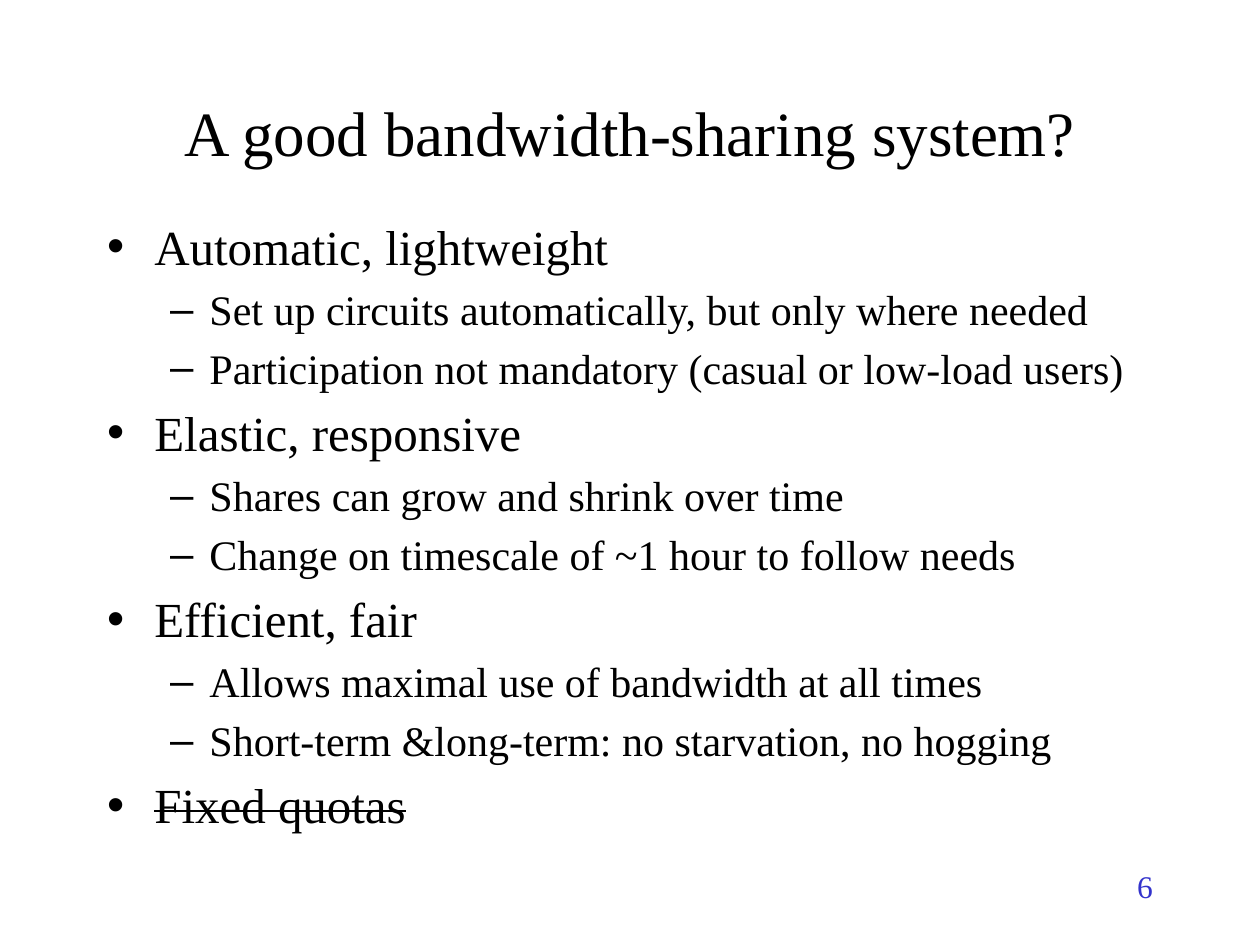
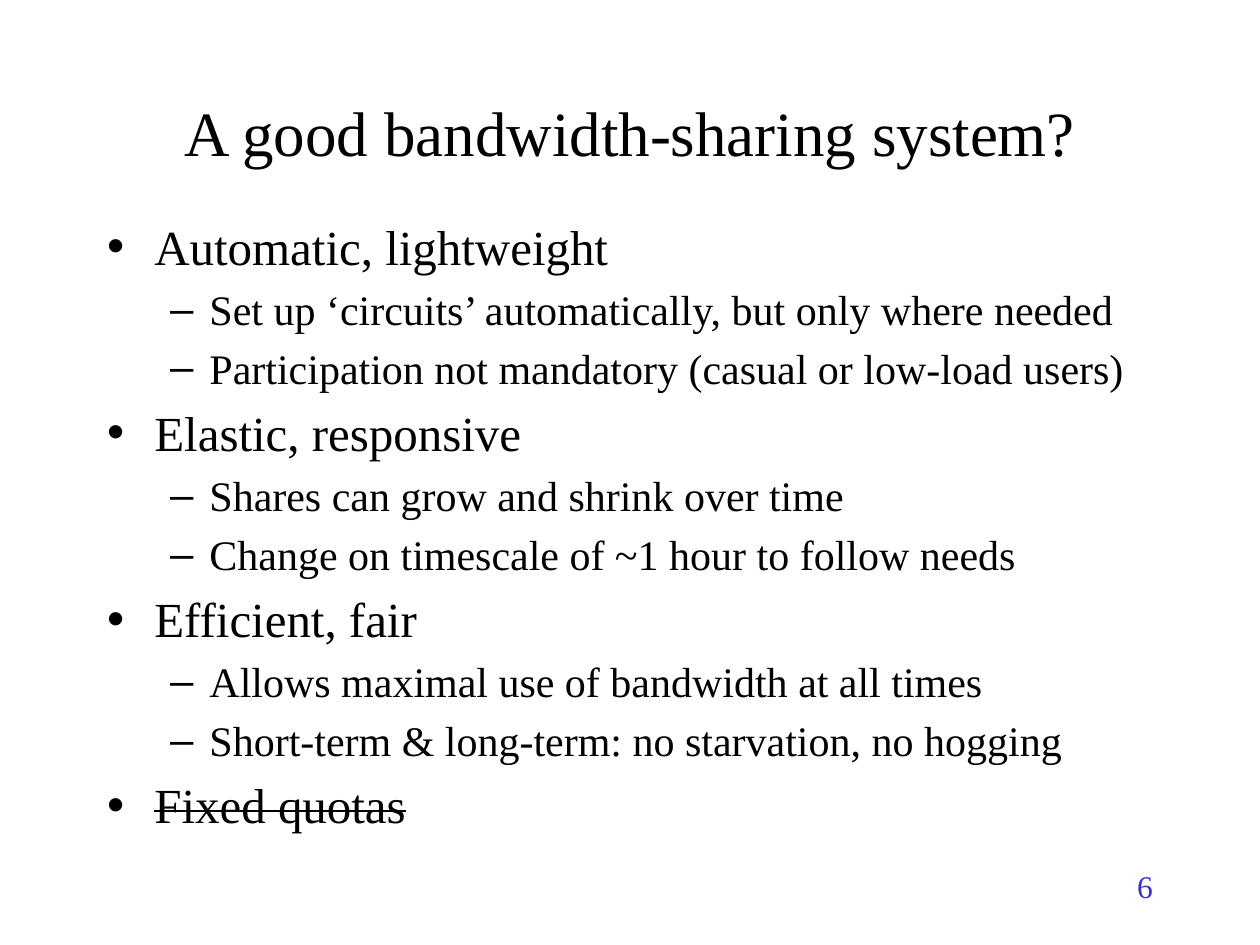
Before and after one commit to TonyWildish/P2P-Auction, a slide deck: slide 6 of Slides/PSP-2.pptx. Drawn at 1260x945 pixels with LibreOffice and Linux fonts; fonts in the diff are those of the drawing. Boxes give left, top, right and bottom in pixels: in the first picture for what was removed or moved away, otherwise in the second. Text is boxed around its words. In the diff, an @@ line names an element or a change of style, - is before the commit and + after.

```diff
--- a/Slides/PSP-2.pptx
+++ b/Slides/PSP-2.pptx
@@ text at [209, 296, 1113, 334]: text changed @@
-  – Set up circuits automatically, but only where needed
+  – Set up ‘circuits’ automatically, but only where needed
@@ text at [209, 727, 1062, 765]: spaces changed @@
-  – Short-term &long-term: no starvation, no hogging
+  – Short-term & long-term: no starvation, no hogging
```
Also in this commit, not shown: 3 other slides changed, 1 other file.
